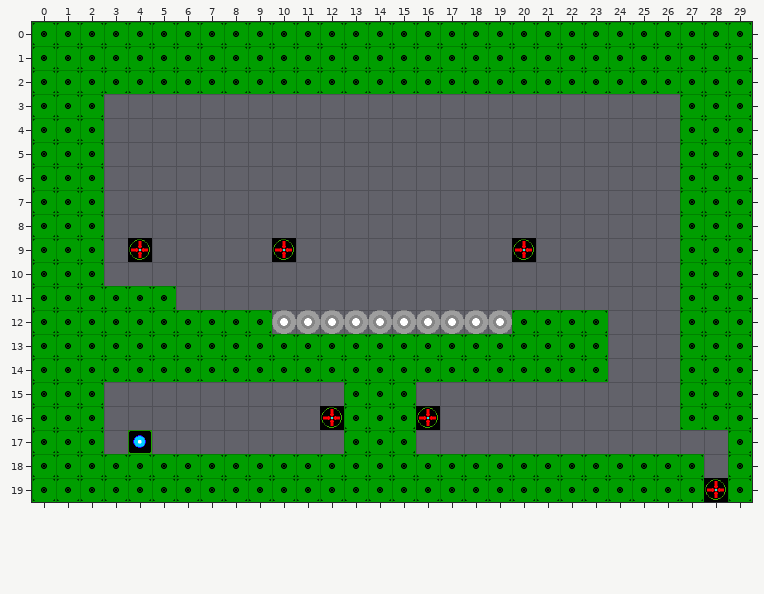
Level history. Tiled map: tiled/maps/level3.tmx. Above, as it was before the edit.
Cells are 32x32 px. Shown: x 0..29, y 0..19.
And afterwards:
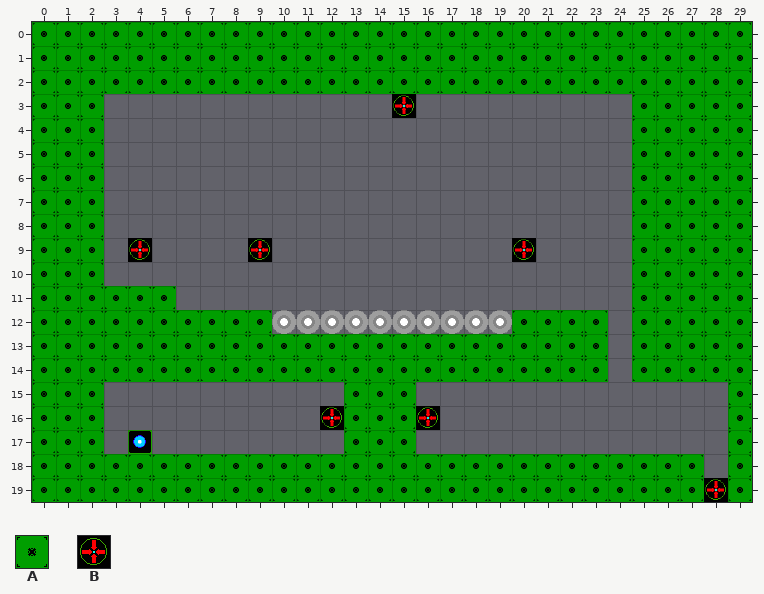
Key: from "Props": A 0 "Tile", B 1 "Placeholder".
_ is an empty cell.
Objects are placed by their top-left corner, in cells (3,4 is the top-left corner of cell 3,4); size is 1x1 cell unless given.
The commit says: Added invisible portals
Edits made:
Layer "Layout":
y 3..14: x 25..26 __ -> AA
y 15..16: x 27..28 AA -> __
Layer "Objects":
changed: B "Portal" at 10,9 -> B "Portal" at 9,9
added: B "Portal" at 15,3
Where, in picture pixels (left, top, right, bottom), the same in both pictures:
added: (392, 94, 416, 118)
changed: (632, 94, 728, 430)
changed: (248, 238, 296, 262)
